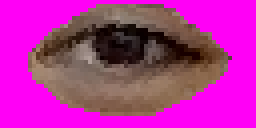
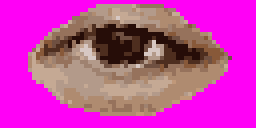
Layer changes from the first w=256, h=128 image to the second:
added layer "Layer 7" above "Layer 6" over [28, 4, 232, 116]
added layer "Layer 6" above "Layer 5" over [28, 4, 232, 116]
